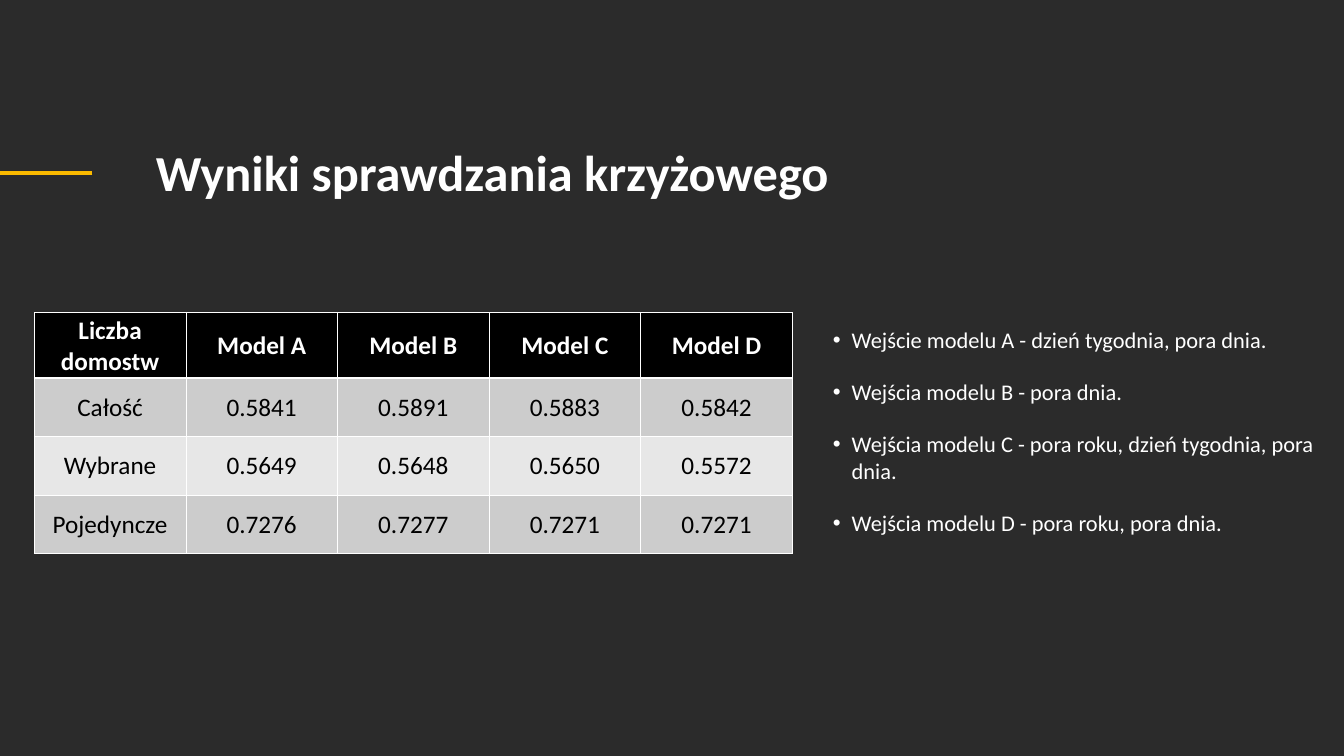
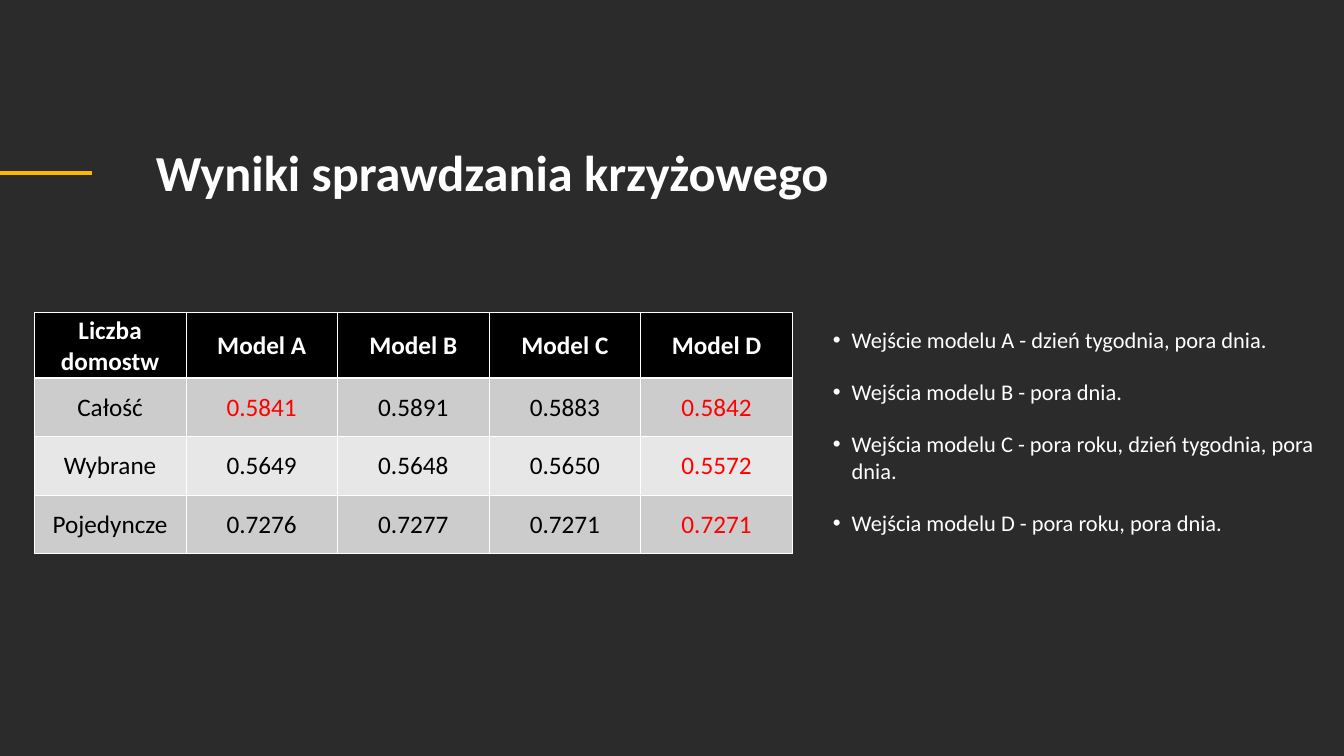
Before and after one commit to KulsonKula/Analiza-i-modelowanie-procesow-zwiazanych-z-systemem-centralnego-ogrzewania, a slide deck: slide 6 of APD/Prezentacja.pptx. Drawn at 1344x756 pixels with LibreOffice and Linux fonts; fonts in the diff are those of the drawing; background and template pictures are left out; a plain dark background stands for a picture behind light text. Boxes give left, top, right and bottom in pixels: in the first picture for what was removed or moved away, otherwise in the second. Text is boxed around its words. In the diff, an @@ line names an element or a change of style, - is before the commit and + after.

Commit message:
dodanie prezentacji do plików apd

```diff
--- a/APD/Prezentacja.pptx
+++ b/APD/Prezentacja.pptx
@@ table at (x1=34, y1=312, x2=793, y2=553) @@
@@ text colour #000000 to #FF0000 in "0.5841", "0.5842", "0.5572", "0.7271" @@
```
